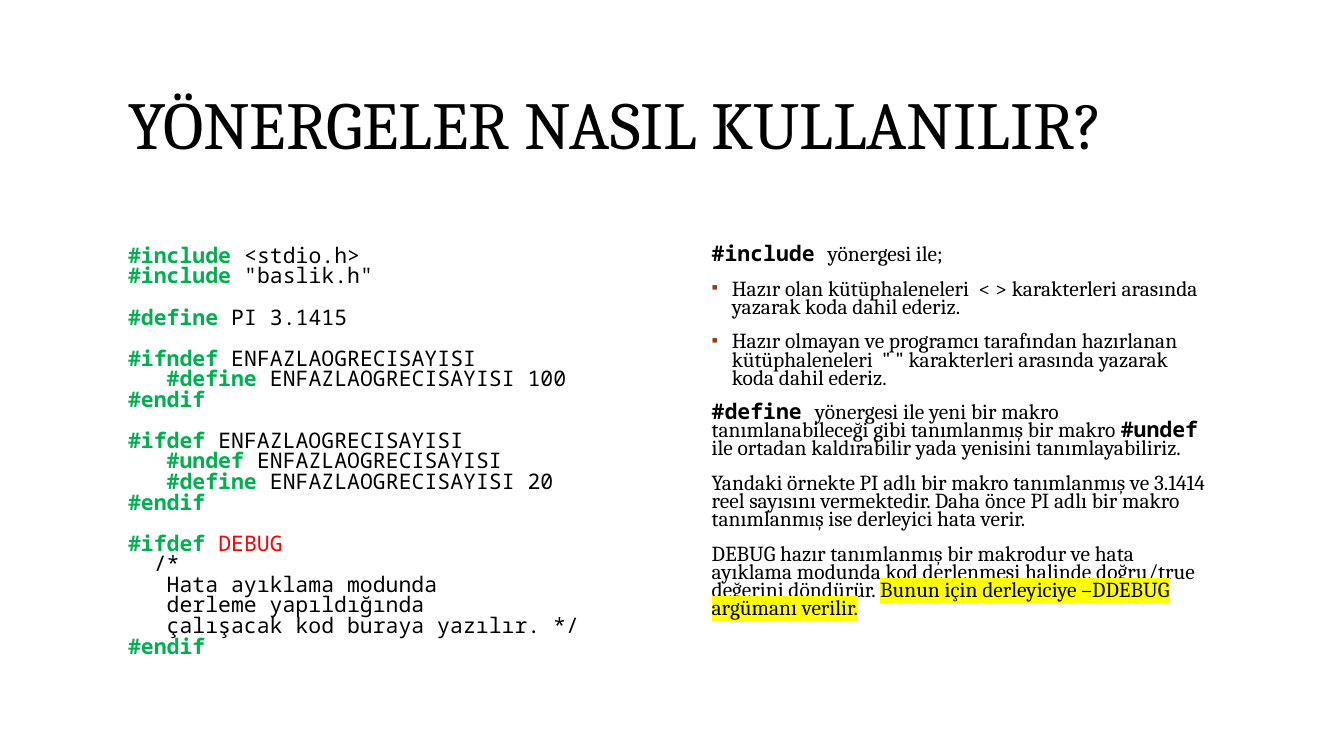
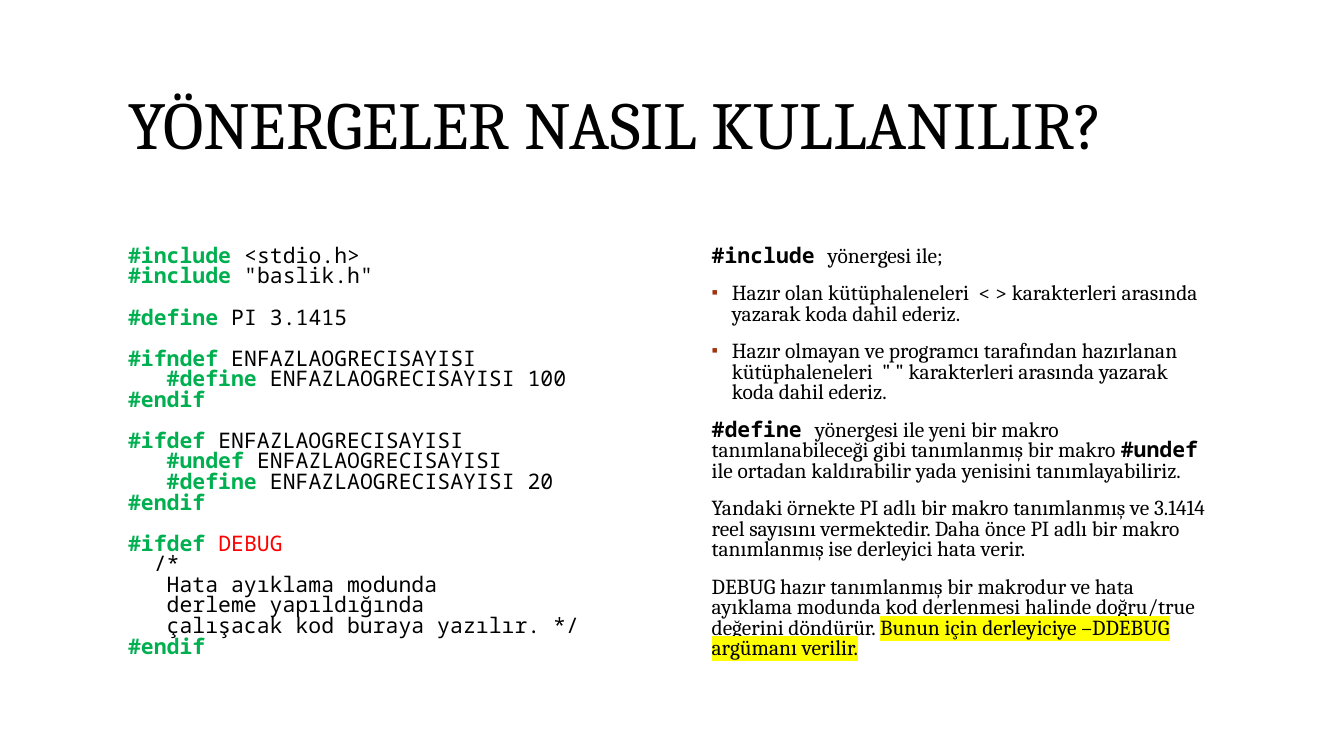
Before and after one commit to HoydaBre/clanguage, a slide deck: slide 5 of Sunular/24.Önişlemci Yönergeleri.pptx (slide 4 before the commit). Drawn at 1344x756 pixels with LibreOffice and Linux fonts; fonts in the diff are those of the drawing; background and template pictures are left out. Boxes give left, top, right and bottom in pixels: in the first picture for what was removed or moved away, otherwise in the second. Text is boxed around its words. In the diff, an @@ line names an element or a change of style, - is before the commit and + after.

```diff
--- a/Sunular/24.Önişlemci Yönergeleri.pptx
+++ b/Sunular/24.Önişlemci Yönergeleri.pptx
@@ text "#include yönergesi ile;" at (712, 246, 1205, 660): line spacing 0.7 to 0.8 @@
```
Also in this commit, not shown: 1 other slide changed, 1 slide added.
